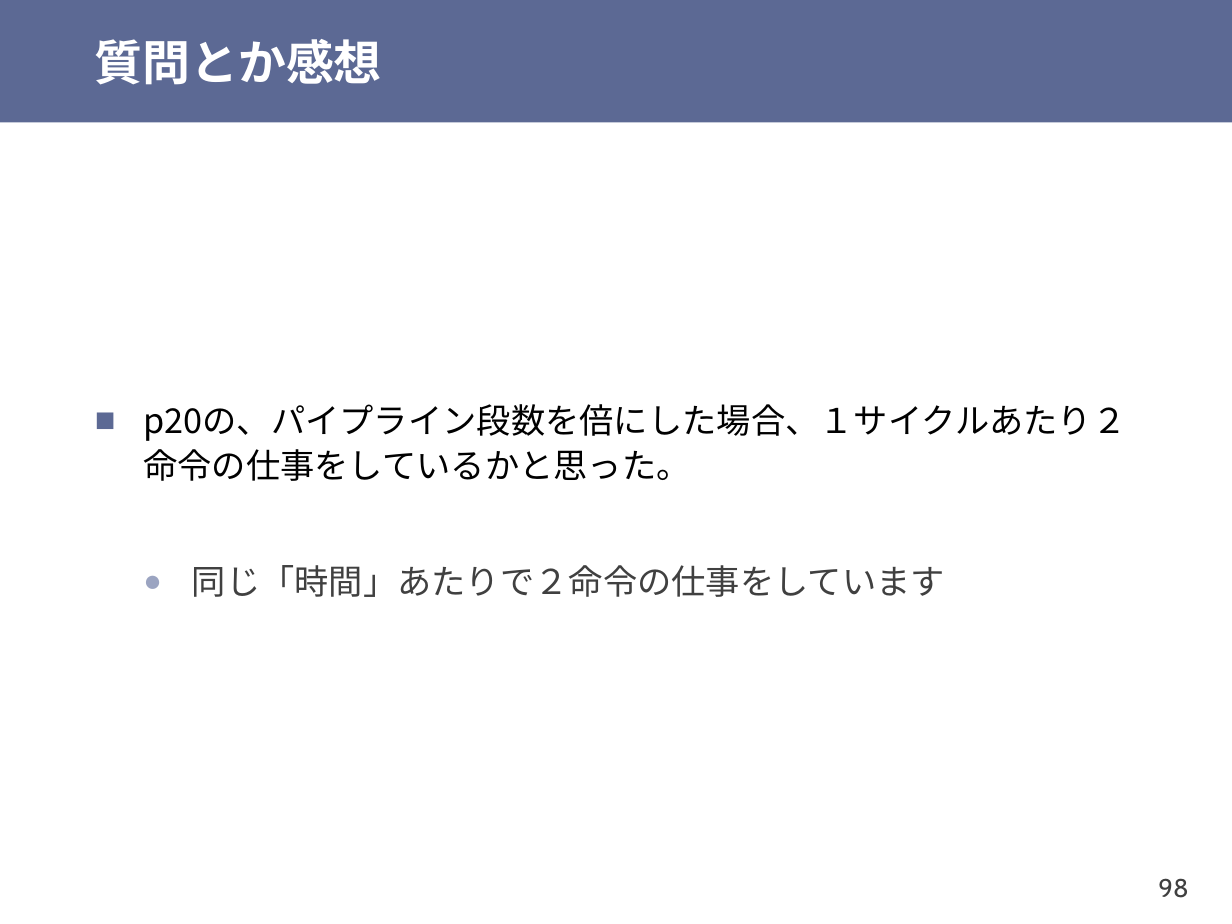
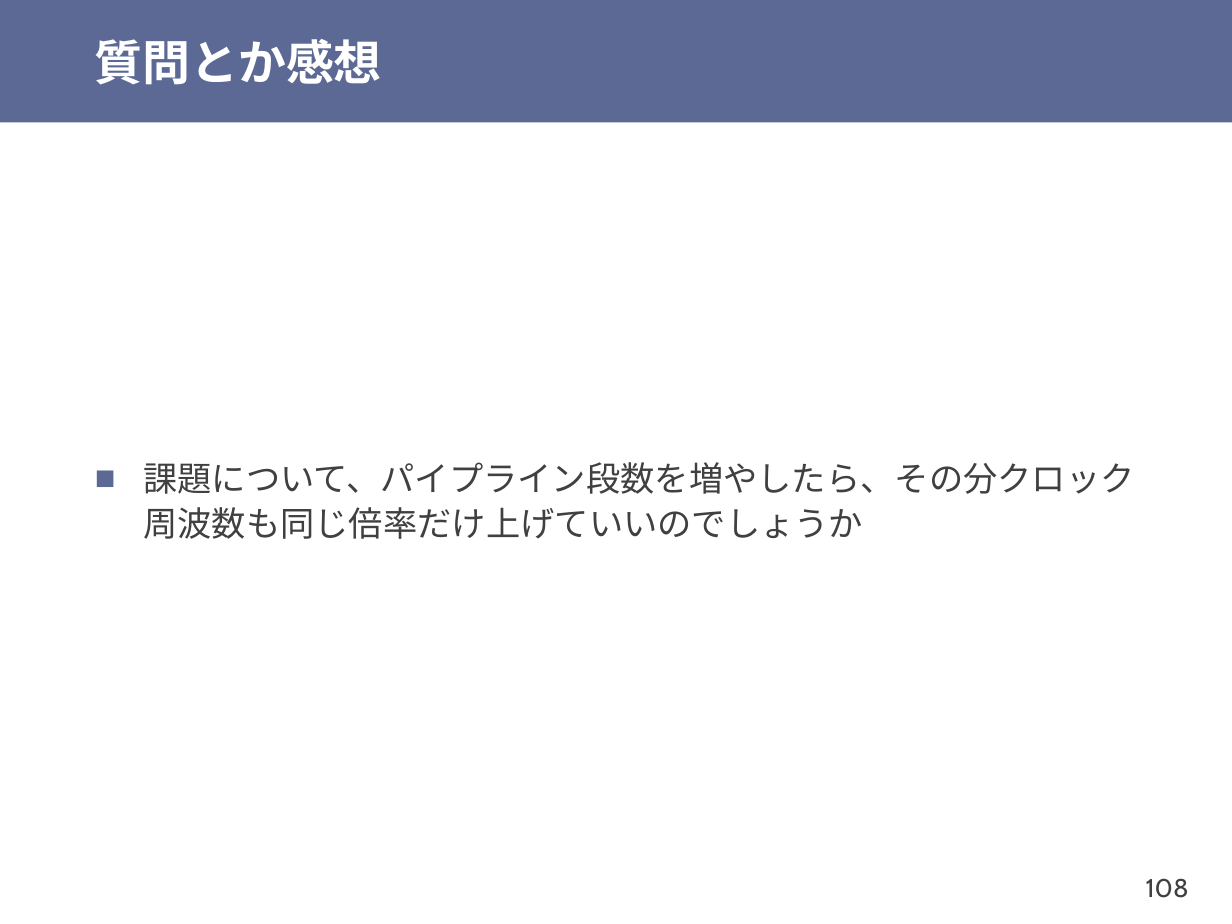
Before and after one commit to shioyadan/otya-computer-architecture-i, a slide deck: slide 108 of cai-shioya-09.pptx (slide 98 before the commit). Drawn at 1232x924 pixels with LibreOffice and Linux fonts; fonts in the diff are those of the drawing. Boxes give left, top, right and bottom in pixels: in the first picture for what was removed or moved away, otherwise in the second. Text is boxed around its words. In the diff, an @@ line names an element or a change of style, - is before the commit and + after.

```diff
--- a/cai-shioya-09.pptx
+++ b/cai-shioya-09.pptx
@@ text at bbox=[143, 462, 1134, 539]: text changed; font Noto Sans CJK JP to Cabin; text colour #000000 to #404040 @@
-■ p20の、パイプライン段数を倍にした場合、１サイクルあたり２命令の仕事をしているかと思った。
-  ● 同じ「時間」あたりで２命令の仕事をしています
+■ 課題について、パイプライン段数を増やしたら、その分クロック周波数も同じ倍率だけ上げていいのでしょうか
@@ page number at bbox=[1146, 878, 1189, 898]: text changed @@
-98
+108
```
Also in this commit, not shown: 14 other slides changed, 13 slides added, 4 slides removed, 1 other file.
